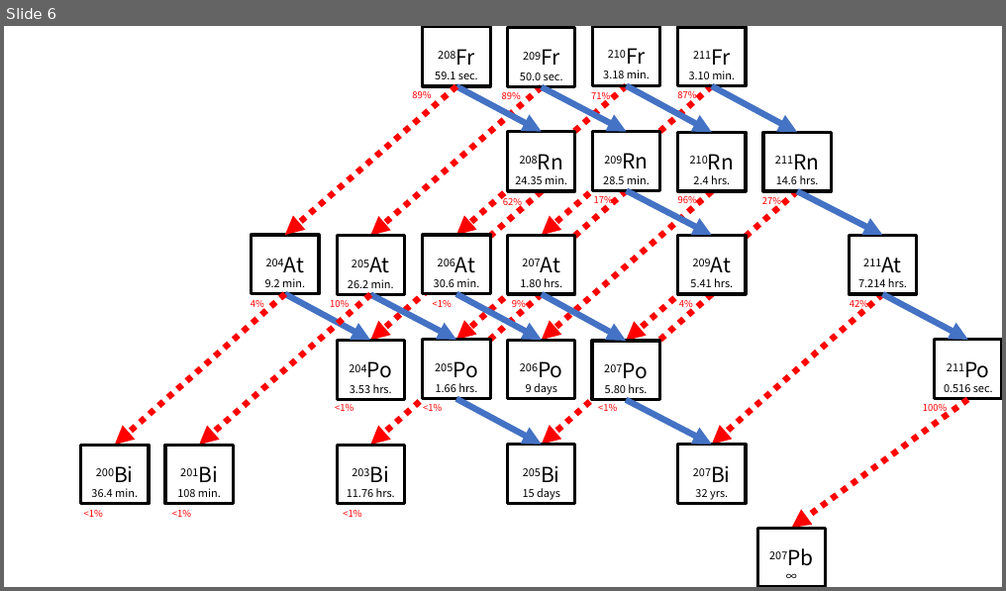
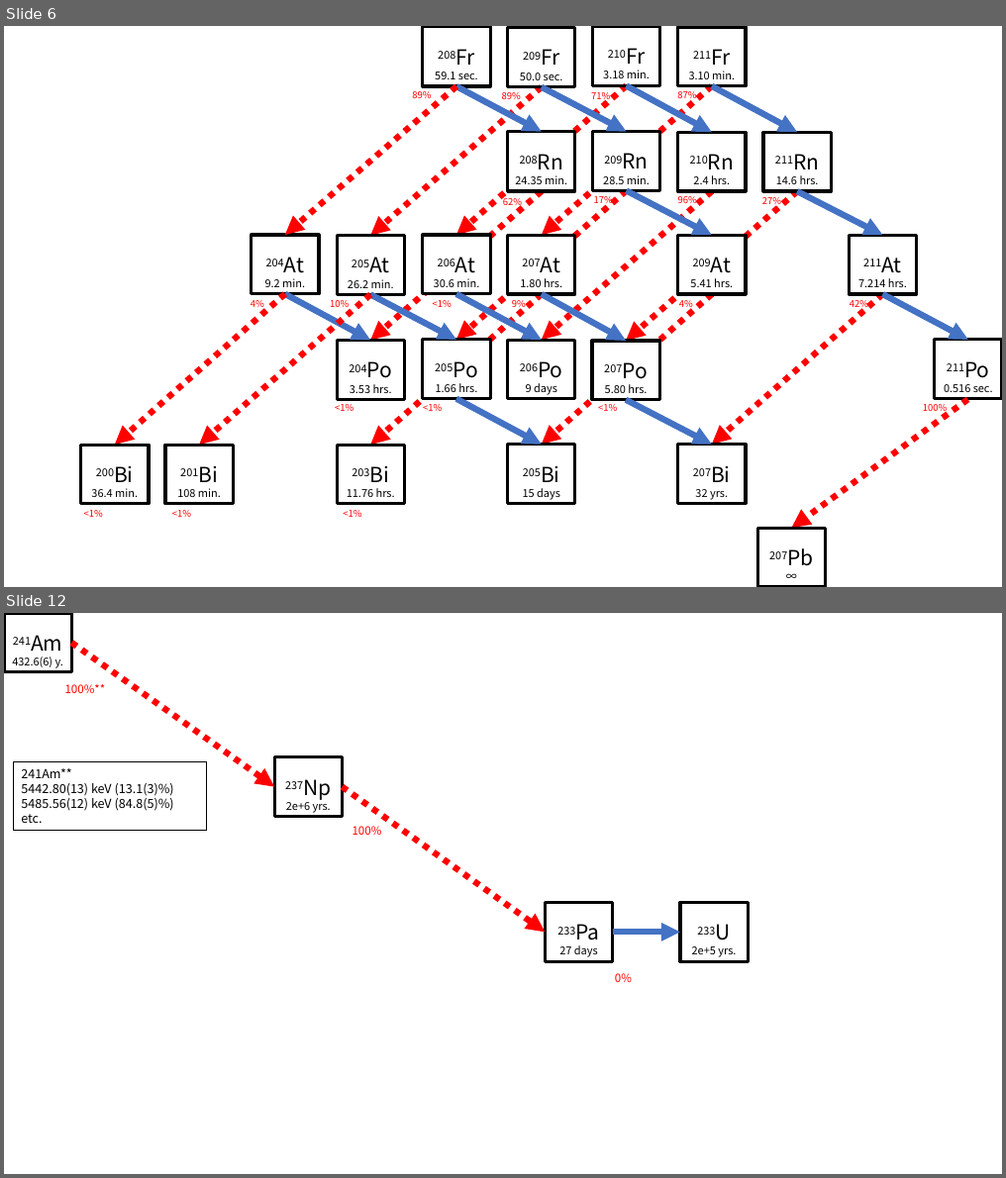
Before and after one commit to naoya-ozawa/fr_decay_calculator, a slide deck: fr_decay/fr_decay.pptx. Shown one above the other, each under a label of ours: slide 6 before the commit, slides 6 and 12 after it; the slides between them are not shown. The pictures are 1006x591 and 1006x1178 pixels, drawn with LibreOffice and Linux fonts; fonts in the diff are those of the drawing. Boxes give left, top, right and bottom in pixels: in the first picture for what was removed or moved away, otherwise in the second. Text is boxed around its words. In the diff, an @@ line names an element or a change of style, - is before the commit and + after.

```diff
--- a/fr_decay/fr_decay.pptx
+++ b/fr_decay/fr_decay.pptx
@@ slide 12 added at box(4, 613, 1002, 1174), background #FFFFFF @@
@@ rectangle added at box(4, 613, 71, 672), outline #000000 3 pt, 10.5 pt, text #000000 @@
+241Am
+432.6(6) y.
@@ arrow added from (71, 643) to (274, 786), #FF0000 6 pt dashed @@
@@ text added at box(65, 684, 106, 693), 11 pt, text #FF0000 @@
+100%**
@@ rectangle added at box(274, 758, 342, 817), outline #000000 3 pt, 10.5 pt, text #000000 @@
+237Np
+2e+6 yrs.
@@ rectangle added at box(14, 761, 207, 830), outline #000000 0.75 pt, 12 pt, text #000000 @@
+241Am**
+5442.80(13) keV (13.1(3)%)
+5485.56(12) keV (84.8(5)%)
+etc.
@@ arrow added from (343, 786) to (546, 932), #FF0000 6 pt dashed @@
@@ text added at box(352, 826, 382, 835), 11 pt, text #FF0000 @@
+100%
@@ rectangle added at box(546, 903, 613, 961), fill #FFFFFF, outline #000000 3 pt, 10.5 pt, text #000000 @@
+233Pa
+27 days
@@ rectangle added at box(680, 903, 747, 961), outline #000000 3 pt, 10.5 pt, text #000000 @@
+233U
+2e+5 yrs.
@@ arrow added from (613, 932) to (680, 932), #4472C4 6 pt @@
@@ text added at box(615, 973, 632, 982), 11 pt, text #FF0000 @@
+0%
```
Also in this commit, not shown: 5 other slides added, 8 other files.
